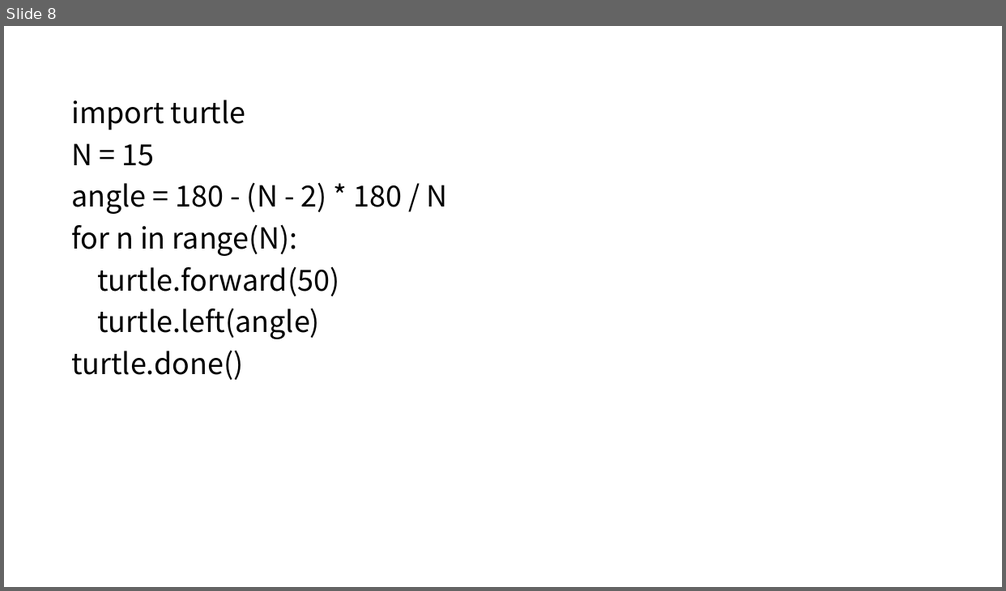
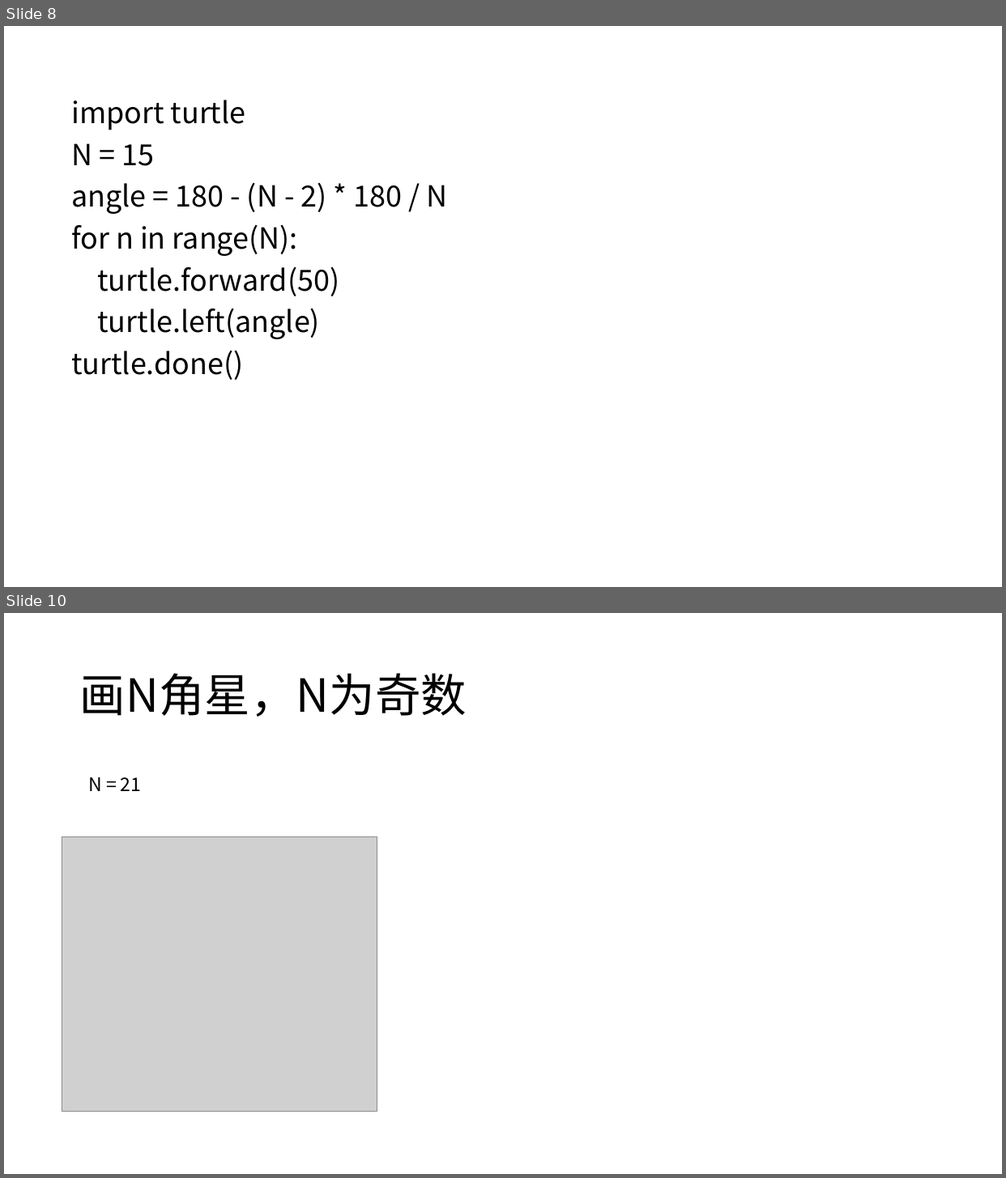
Before and after one commit to zhangch-zc/python_lesson, a slide deck: lesson11_利用循环画出复杂的图形.pptx. Shown one above the other, each under a label of ours: slide 8 before the commit, slides 8 and 10 after it; the slides between them are not shown. The pictures are 1006x591 and 1006x1178 pixels, drawn with LibreOffice and Linux fonts; fonts in the diff are those of the drawing; grey boxes stand for pictures. Boxes give left, top, right and bottom in pixels: in the first picture for what was removed or moved away, otherwise in the second. Text is boxed around its words. In the diff, an @@ line names an element or a change of style, - is before the commit and + after.

```diff
--- a/lesson11_利用循环画出复杂的图形.pptx
+++ b/lesson11_利用循环画出复杂的图形.pptx
@@ slide 10 added at [4, 613, 1002, 1174], background #FFFFFF @@
@@ title added at [80, 673, 467, 717], 44 pt, text #000000 @@
+画N角星，N为奇数
@@ text added at [88, 777, 142, 791], 18 pt, text #000000 @@
+N = 21
@@ picture added at [62, 837, 377, 1112] @@
```
Also in this commit, not shown: 2 other slides added.
